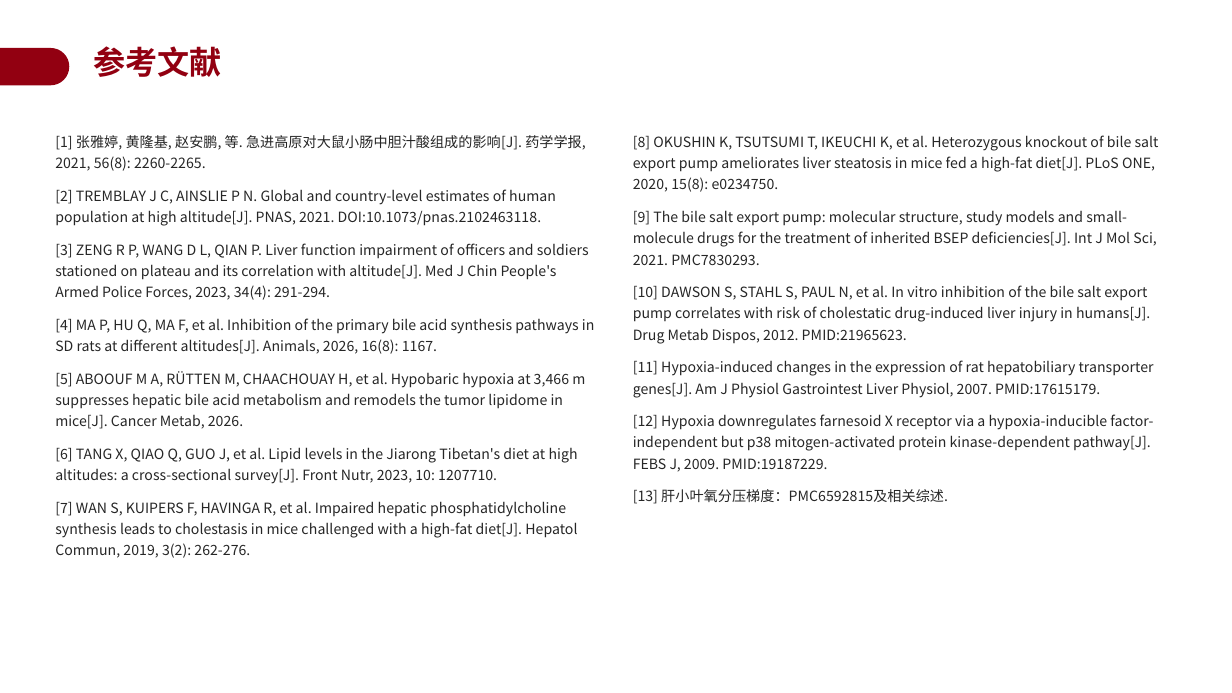
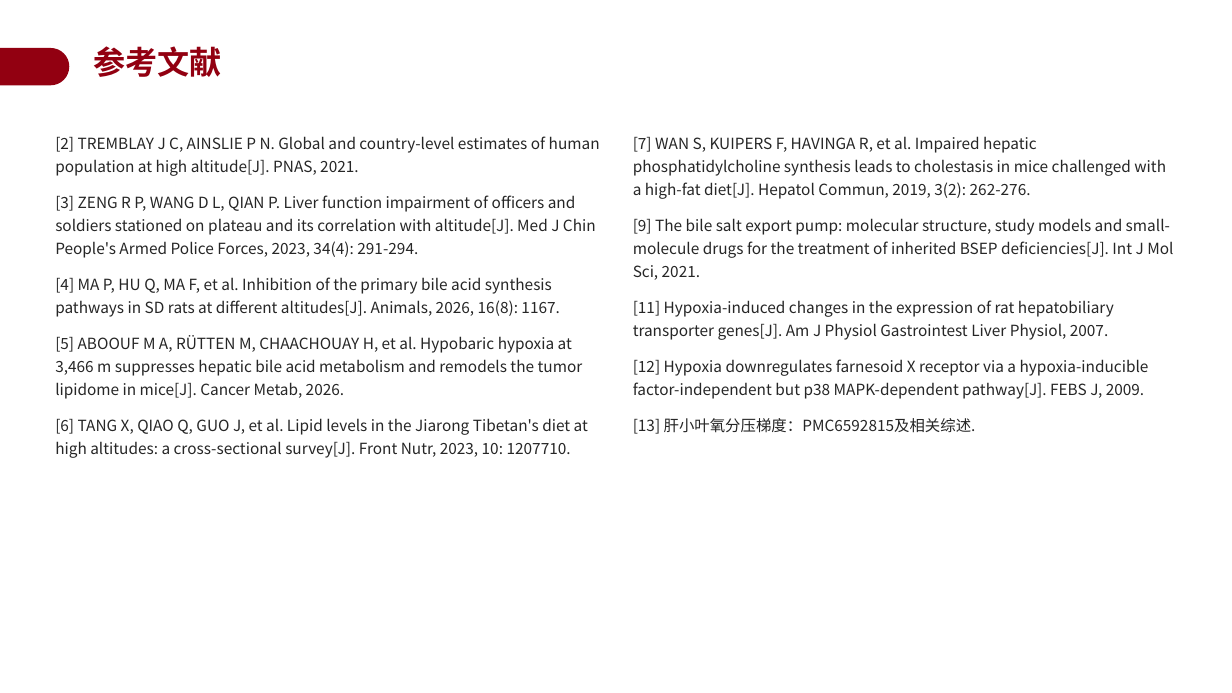
Before and after one commit to a854589274-afk/1, a slide deck: slide 26 of 开题答辩PPT_BSEP高原低压低氧.pptx (slide 28 before the commit). Drawn at 1232x693 pixels with LibreOffice and Linux fonts; fonts in the diff are those of the drawing; background and template pictures are left out. Boxes give left, top, right and bottom in pixels: in the first picture for what was removed or moved away, otherwise in the second. Text is boxed around its words. In the diff, an @@ line names an element or a change of style, - is before the commit and + after.

```diff
--- a/开题答辩PPT_BSEP高原低压低氧.pptx
+++ b/开题答辩PPT_BSEP高原低压低氧.pptx
@@ text at (55,136,600,176): text changed; size 11 to 12 pt @@
-[1] 张雅婷, 黄隆基, 赵安鹏, 等. 急进高原对大鼠小肠中胆汁酸组成的影响[J]. 药学学报, 2021, 56(8): 2260-2265.
-[2] TREMBLAY J C, AINSLIE P N. Global and country-level estimates of human population at high altitude[J]. PNAS, 2021. DOI:10.1073/pnas.2102463118.
+[2] TREMBLAY J C, AINSLIE P N. Global and country-level estimates of human population at high altitude[J]. PNAS, 2021.
@@ text at (633,136,1173,399): text changed; size 11 to 12 pt @@
-[8] OKUSHIN K, TSUTSUMI T, IKEUCHI K, et al. Heterozygous knockout of bile salt export pump ameliorates liver steatosis in mice fed a high-fat diet[J]. PLoS ONE, 2020, 15(8): e0234750.
-[9] The bile salt export pump: molecular structure, study models and small-molecule drugs for the treatment of inherited BSEP deficiencies[J]. Int J Mol Sci, 2021. PMC7830293.
-[10] DAWSON S, STAHL S, PAUL N, et al. In vitro inhibition of the bile salt export pump correlates with risk of cholestatic drug-induced liver injury in humans[J]. Drug Metab Dispos, 2012. PMID:21965623.
-[11] Hypoxia-induced changes in the expression of rat hepatobiliary transporter genes[J]. Am J Physiol Gastrointest Liver Physiol, 2007. PMID:17615179.
-[12] Hypoxia downregulates farnesoid X receptor via a hypoxia-inducible factor-independent but p38 mitogen-activated protein kinase-dependent pathway[J]. FEBS J, 2009. PMID:19187229.
+[7] WAN S, KUIPERS F, HAVINGA R, et al. Impaired hepatic phosphatidylcholine synthesis leads to cholestasis in mice challenged with a high-fat diet[J]. Hepatol Commun, 2019, 3(2): 262-276.
+[9] The bile salt export pump: molecular structure, study models and small-molecule drugs for the treatment of inherited BSEP deficiencies[J]. Int J Mol Sci, 2021.
+[11] Hypoxia-induced changes in the expression of rat hepatobiliary transporter genes[J]. Am J Physiol Gastrointest Liver Physiol, 2007.
+[12] Hypoxia downregulates farnesoid X receptor via a hypoxia-inducible factor-independent but p38 MAPK-dependent pathway[J]. FEBS J, 2009.
@@ text at (55,195,596,458): size 11 to 12 pt in "[3] ZENG R P, WANG D L, ...", "[4] MA P, HU Q, MA F, ...", "[5] ABOOUF M A, RÜTTEN M, CHAACHOUAY ...", "[6] TANG X, QIAO Q, GUO J, ..."; more space between paragraphs @@
@@ text at (633,418,976,434): size 11 to 12 pt in "[13] 肝小叶氧分压梯度：PMC6592815及相关综述."; more space between paragraphs @@
@@ text at (55,501,577,558): paragraph removed @@
-[7] WAN S, KUIPERS F, HAVINGA R, et al. Impaired hepatic phosphatidylcholine synthesis leads to cholestasis in mice challenged with a high-fat diet[J]. Hepatol Commun, 2019, 3(2): 262-276.
```
Also in this commit, not shown: 1 other slide changed, 16 slides added, 18 slides removed.
